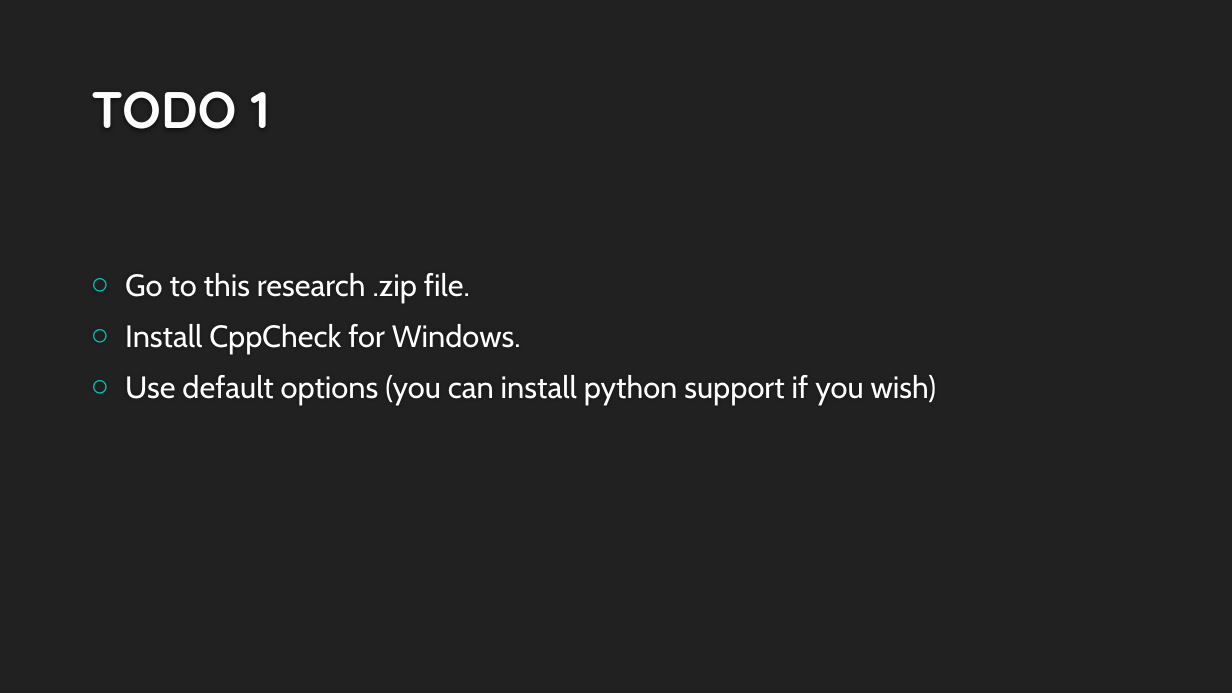
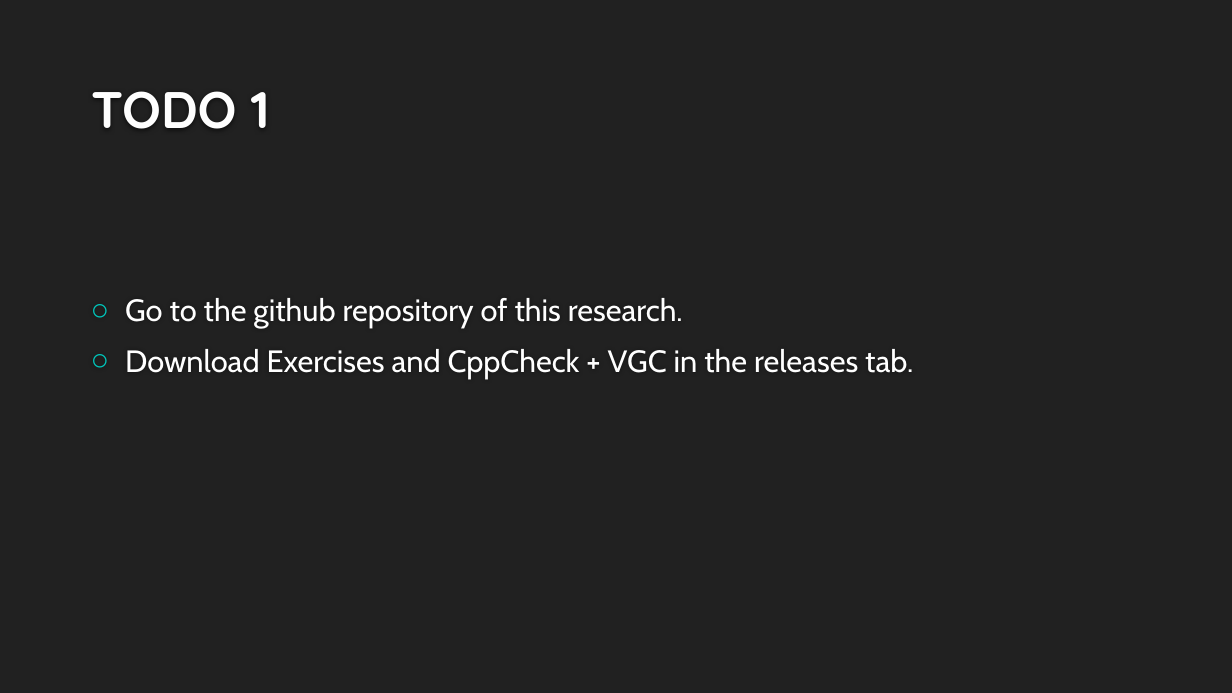
Before and after one commit to rodrigodpl/Static-Code-Analysis, a slide deck: slide 19 of docs/Static Code Analysis.pptx (slide 9 before the commit). Drawn at 1232x693 pixels with LibreOffice and Linux fonts; fonts in the diff are those of the drawing; background and template pictures are left out. Boxes give left, top, right and bottom in pixels: in the first picture for what was removed or moved away, otherwise in the second. Text is boxed around its words. In the diff, an @@ line names an element or a change of style, - is before the commit and + after.

```diff
--- a/docs/Static Code Analysis.pptx
+++ b/docs/Static Code Analysis.pptx
@@ text at <box>125,298,913,379</box>: text changed @@
-○ Go to this research .zip file.
-○ Install CppCheck for Windows.
-○ Use default options (you can install python support if you wish)
+○ Go to the github repository of this research.
+○ Download Exercises and CppCheck + VGC in the releases tab.
```
Also in this commit, not shown: 4 other slides changed, 11 slides added.
